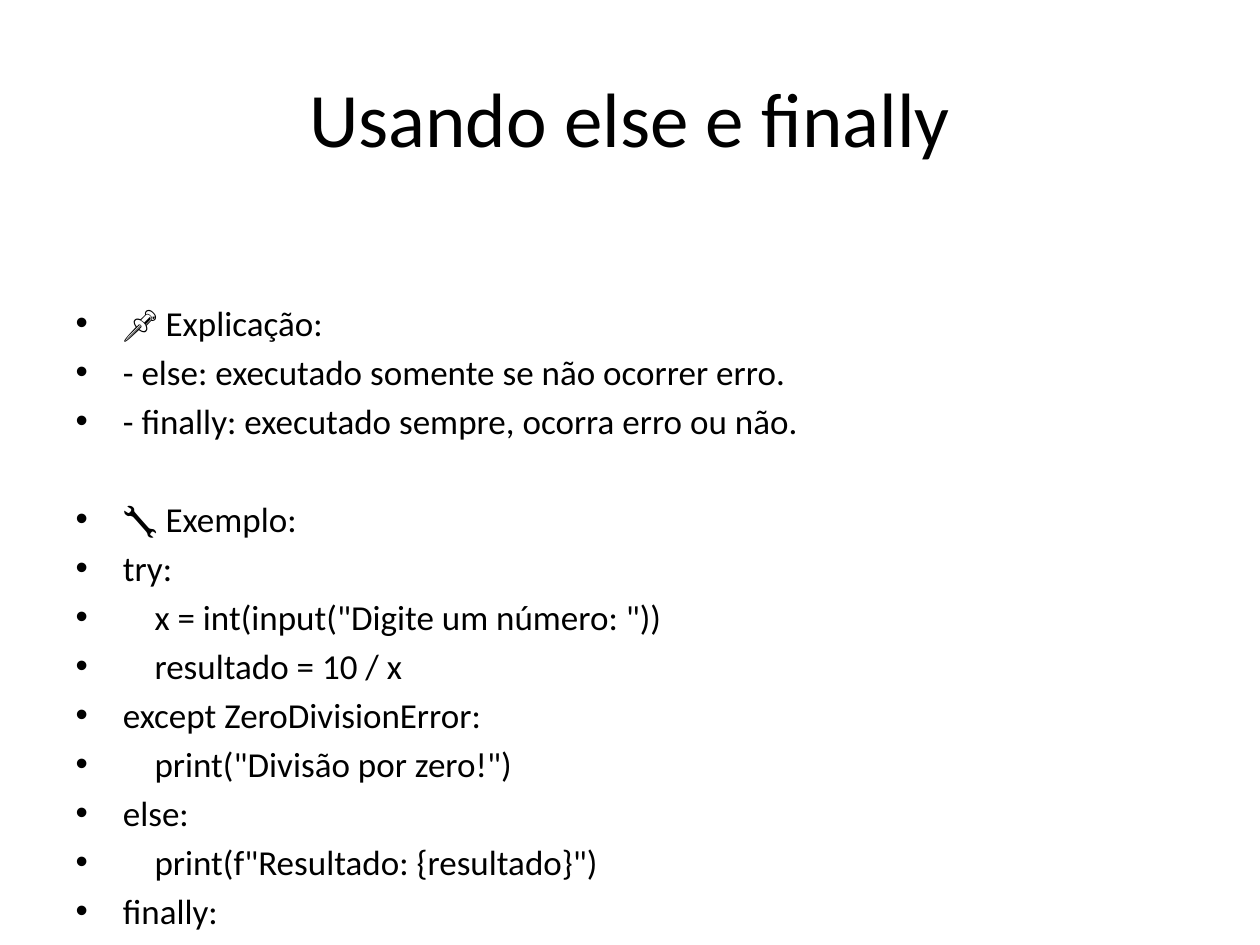
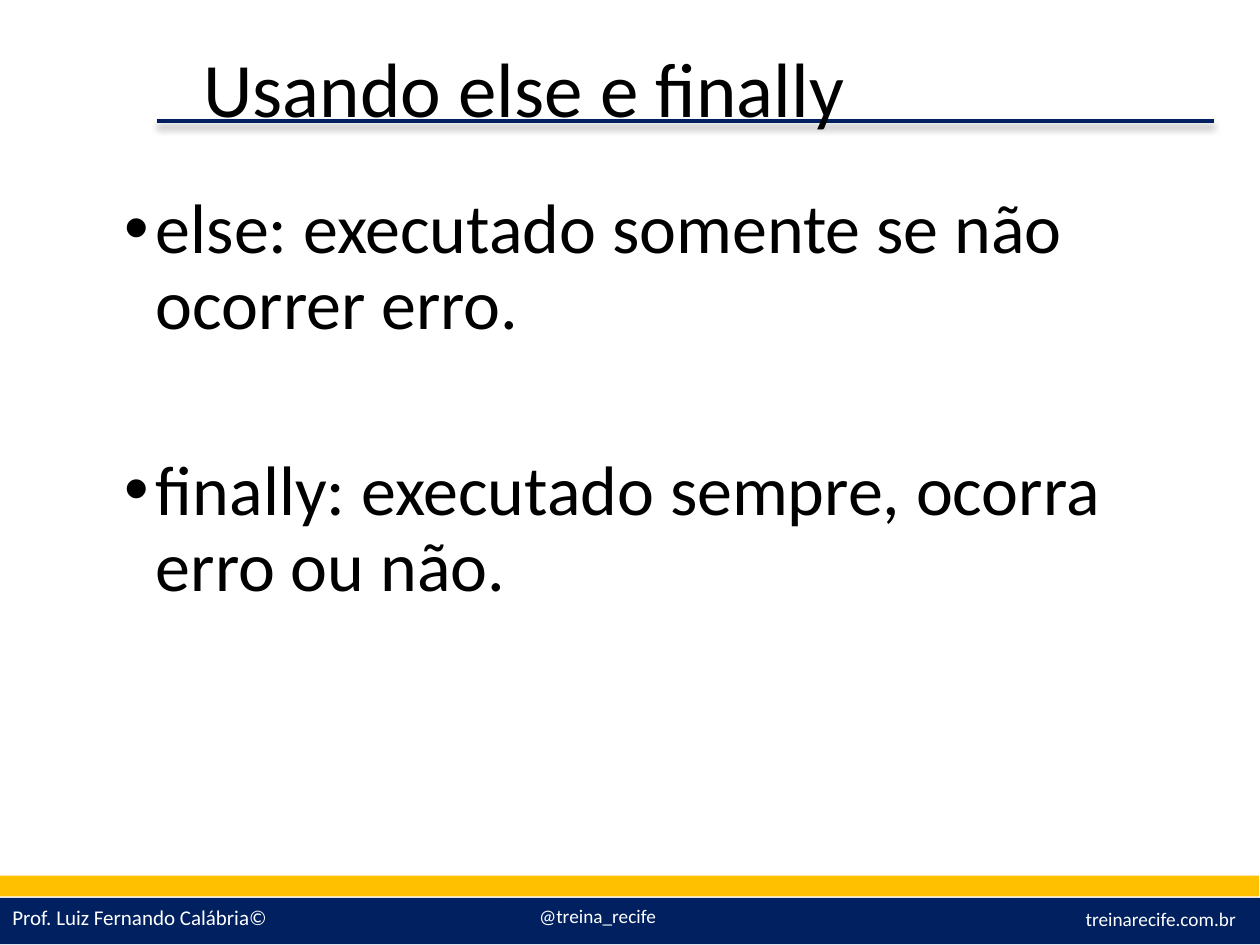
Before and after one commit to lfcalabria/pythonbasico, a slide deck: slide 4 of Apresentações/08 - Tratamento de Erros.pptx (slide 3 before the commit). Drawn at 1260x945 pixels with LibreOffice and Linux fonts; fonts in the diff are those of the drawing; background and template pictures are left out. Boxes give left, top, right and bottom in pixels: in the first picture for what was removed or moved away, otherwise in the second. Text is boxed around its words. In the diff, an @@ line names an element or a change of style, - is before the commit and + after.

Commit message:
Tratamento de Erro e Funções

```diff
--- a/Apresentações/08 - Tratamento de Erros.pptx
+++ b/Apresentações/08 - Tratamento de Erros.pptx
@@ title "Usando else e finally": place and size @@
-title "Usando else e finally" at [309, 93, 950, 160]
+title "Usando else e finally" at [203, 63, 844, 130]
@@ title "Usando else e finally" at [203, 63, 844, 130]: alignment centre to left; line spacing 1 to 0.9; vertical alignment middle to top @@
@@ line added from (156, 121) to (1215, 121), #002060 2.25 pt @@
@@ text at [156, 204, 1100, 592]: text changed; size 20 to 40 pt @@
-• 📌 Explicação:
-• - else: executado somente se não ocorrer erro.
-• - finally: executado sempre, ocorra erro ou não.
-• 🔧 Exemplo:
-• try:
-• x = int(input("Digite um número: "))
-• resultado = 10 / x
-• except ZeroDivisionError:
-• print("Divisão por zero!")
-• else:
-• print(f"Resultado: {resultado}")
-• finally:
-• print("Operação finalizada.")
+• else: executado somente se não ocorrer erro.
+• finally: executado sempre, ocorra erro ou não.
@@ rectangle added at [0, 876, 1259, 897], fill #FFC000 @@
@@ rectangle added at [0, 898, 1260, 945], fill #002060 @@
@@ text added at [12, 910, 267, 925], 12 pt, text #FFFFFF @@
+Prof. Luiz Fernando Calábria©
@@ text added at [539, 909, 656, 926], 11 pt, text #FFFFFF @@
+@treina_recife
@@ text added at [1086, 912, 1236, 926], 11 pt, text #FFFFFF @@
+treinarecife.com.br
```
Also in this commit, not shown: 3 other slides changed, 3 slides added, 1 slide removed, 13 other files.
